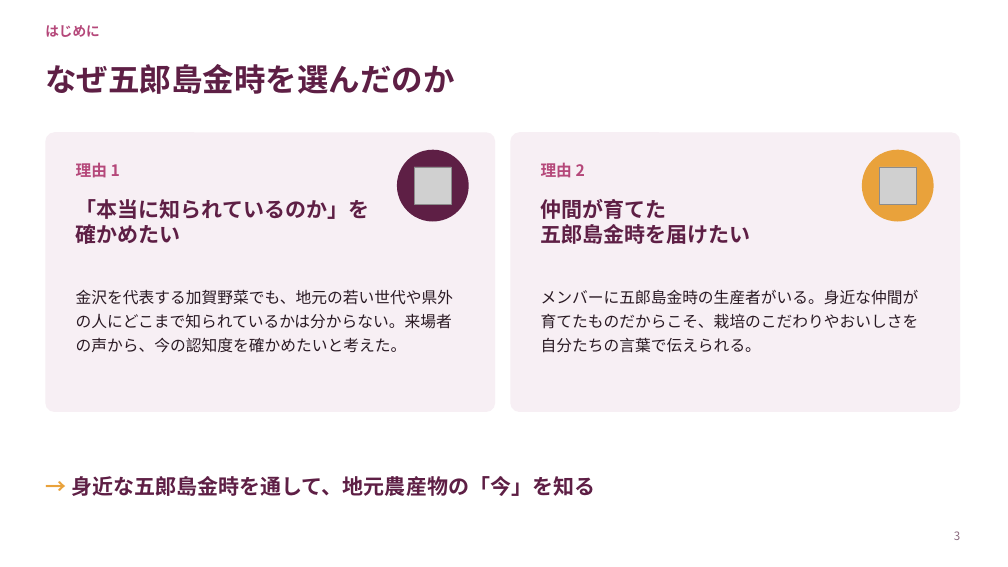
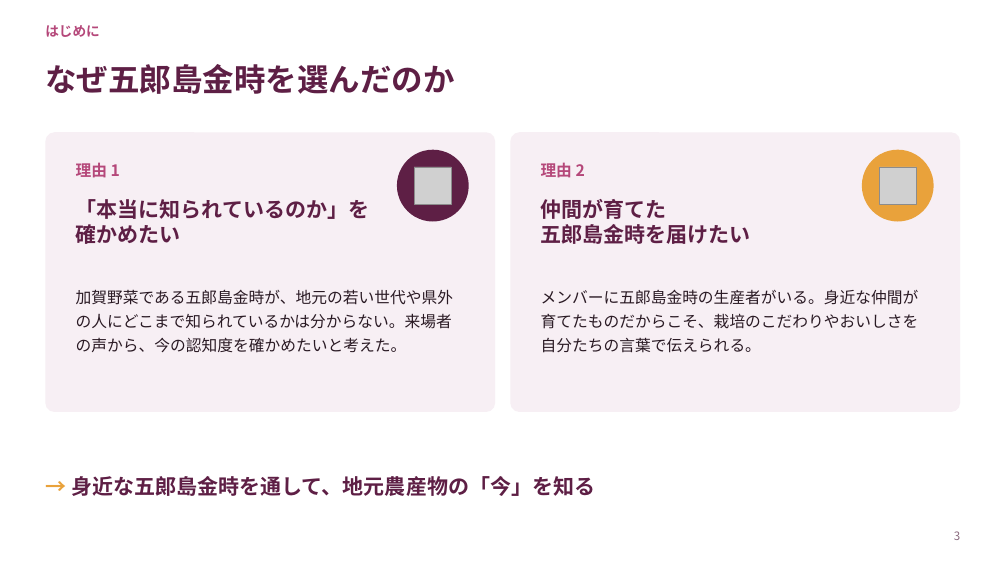
Before and after one commit to tadakazukawani/first-contributions, a slide deck: slide 3 of 農業青年/地元農産物認知拡大プロジェクト.pptx. Drawn at 1008x567 pixels with LibreOffice and Linux fonts; fonts in the diff are those of the drawing; grey boxes stand for pictures. Boxes give left, top, right and bottom in pixels: in the first picture for what was removed or moved away, otherwise in the second. Text is boxed around its words. In the diff, an @@ line names an element or a change of style, - is before the commit and + after.

```diff
--- a/農業青年/地元農産物認知拡大プロジェクト.pptx
+++ b/農業青年/地元農産物認知拡大プロジェクト.pptx
@@ text at [76, 289, 453, 353]: text changed @@
-金沢を代表する加賀野菜でも、地元の若い世代や県外の人にどこまで知られているかは分からない。来場者の声から、今の認知度を確かめたいと考えた。
+加賀野菜である五郎島金時が、地元の若い世代や県外の人にどこまで知られているかは分からない。来場者の声から、今の認知度を確かめたいと考えた。
```
